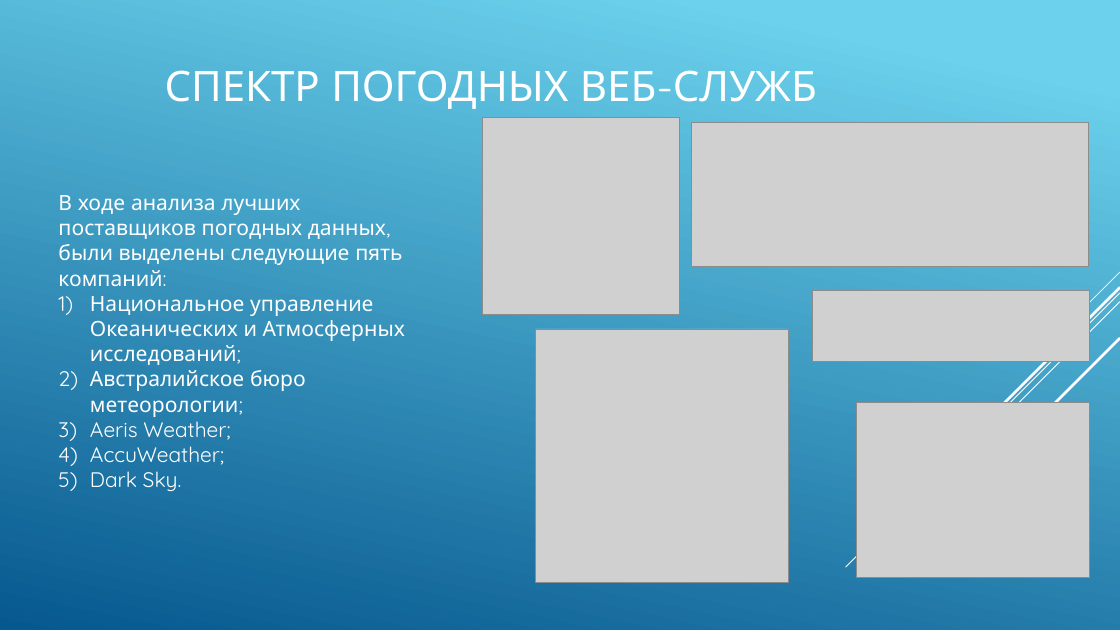
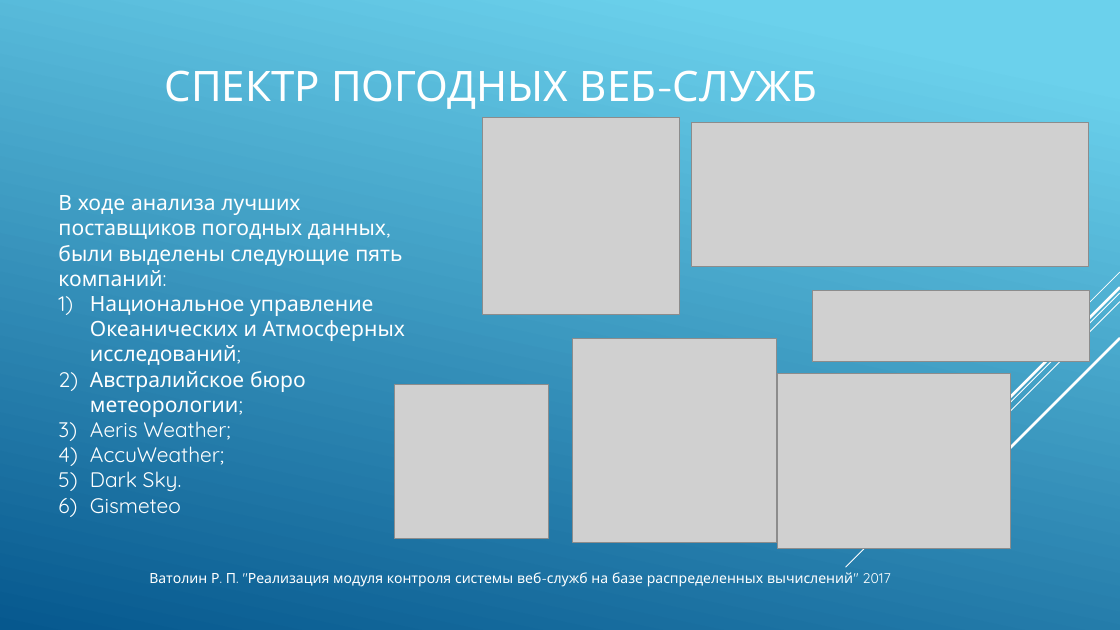
Before and after one commit to vatolinrp/weather-analyzer, a slide deck: slide 4 of docs/VatolinRP.pptx (slide 3 before the commit). Drawn at 1120x630 pixels with LibreOffice and Linux fonts; fonts in the diff are those of the drawing; grey boxes stand for pictures. Boxes give left, top, right and bottom in pixels: in the first picture for what was removed or moved away, otherwise in the second. Text is boxed around its words. In the diff, an @@ line names an element or a change of style, - is before the commit and + after.

Commit message:
presentation updated

```diff
--- a/docs/VatolinRP.pptx
+++ b/docs/VatolinRP.pptx
@@ picture added at box(573, 339, 777, 543) @@
@@ picture: place and size @@
-picture at box(536, 329, 789, 582)
+picture at box(394, 384, 548, 538)
@@ picture: place and size @@
-picture at box(856, 402, 1090, 577)
+picture at box(778, 374, 1012, 549)
@@ text at box(90, 498, 181, 513): paragraph added @@
+6) Gismeteo
@@ text added at box(149, 572, 891, 587), 12 pt, text #FFFFFF @@
+Ватолин Р. П. "Реализация модуля контроля системы веб-служб на базе распределенных вычислений" 2017
```
Also in this commit, not shown: 10 other slides changed, 2 slides added, 2 slides removed, 6 other files.
